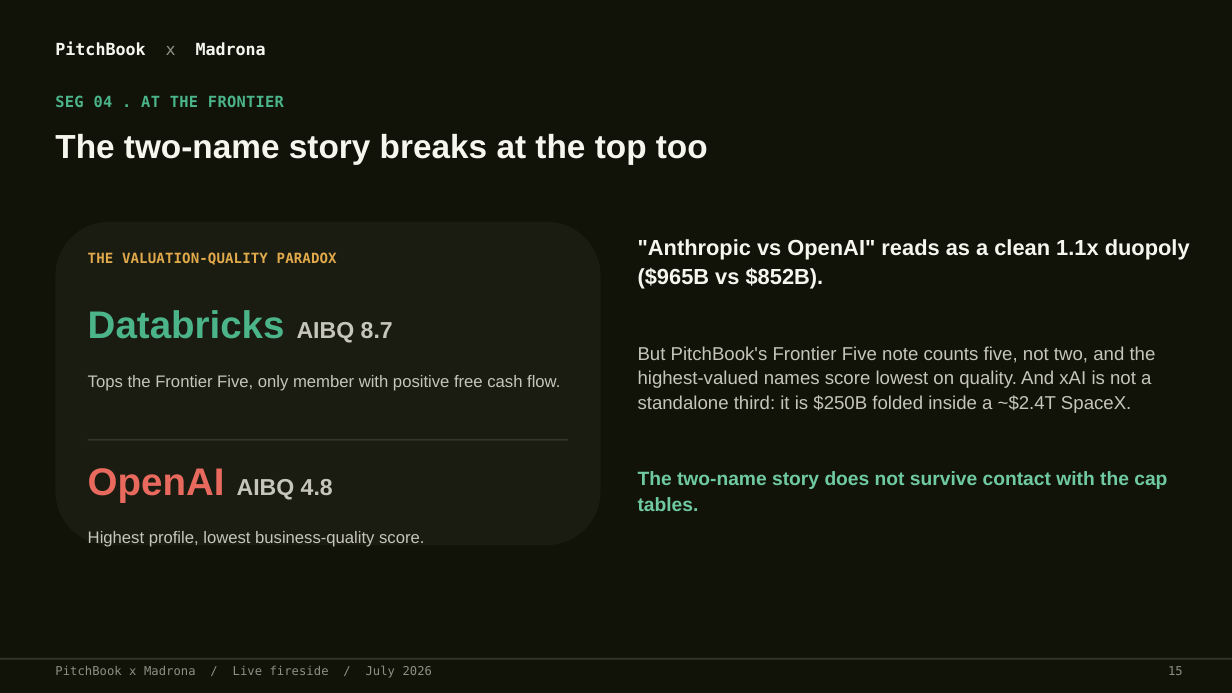
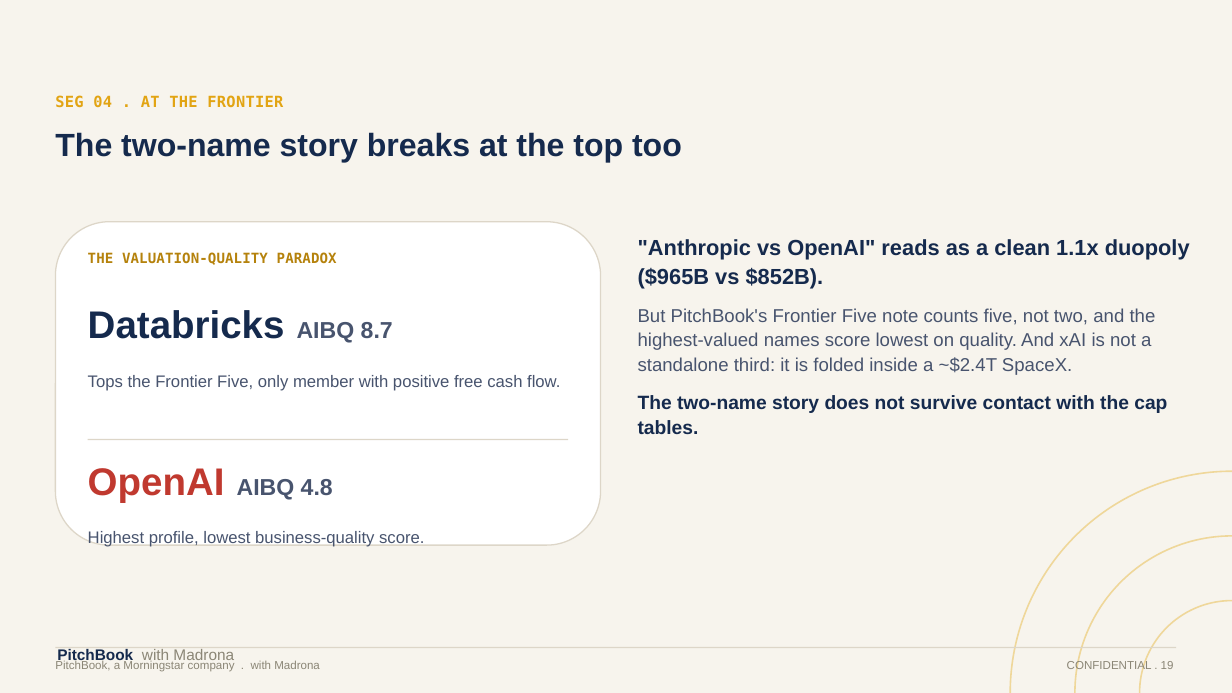
Before and after one commit to HRPB-SA/pitchbook-analyst-agent, a slide deck: slide 20 of output/Fireside_Durability_IPOs_Duopoly_Jul2026.pptx (slide 16 before the commit). Drawn at 1232x693 pixels with LibreOffice and Linux fonts; fonts in the diff are those of the drawing. Boxes give left, top, right and bottom in pixels: in the first picture for what was removed or moved away, otherwise in the second. Text is boxed around its words. In the diff, an @@ line names an element or a change of style, - is before the commit and + after.

```diff
--- a/output/Fireside_Durability_IPOs_Duopoly_Jul2026.pptx
+++ b/output/Fireside_Durability_IPOs_Duopoly_Jul2026.pptx
@@ rectangle at [0,0,1232,693]: fill #111309 to #F7F4ED @@
@@ text "SEG 04 . AT THE ..." at [55,95,283,108]: text colour #4BB488 to #E2A413 @@
@@ text "The two-name story breaks at ..." at [55,132,682,163]: size 26 to 25 pt, text colour #F6F6EE to #152A4D @@
@@ rounded rectangle at [55,222,601,545]: fill #1A1C11 to #FFFFFF; outline none to #DDD6C8 1 pt @@
@@ text at [638,239,1190,434]: text colour #F6F6EE to #152A4D in ""Anthropic vs OpenAI" reads as a clean ..."; text colour #6FCA9F to #152A4D in "The two-name story does not survive contact ..."; more space between paragraphs @@
@@ text "THE VALUATION-QUALITY PARADOX" at [88,252,337,265]: text colour #E0A94B to #B5820C @@
@@ text "Databricks AIBQ 8.7" at [88,310,393,343]: text colour #4BB488 to #152A4D in "Databricks"; text colour #C6C5BA to #48546E in "AIBQ 8.7" @@
@@ text at [638,308,1156,375]: text changed; text colour #C6C5BA to #48546E @@
-But PitchBook's Frontier Five note counts five, not two, and the highest-valued names score lowest on quality. And xAI is not a standalone third: it is $250B folded inside a ~$2.4T SpaceX.
+But PitchBook's Frontier Five note counts five, not two, and the highest-valued names score lowest on quality. And xAI is not a standalone third: it is folded inside a ~$2.4T SpaceX.
@@ text "Tops the Frontier Five, only ..." at [88,375,560,391]: text colour #C6C5BA to #48546E @@
@@ rectangle at [88,439,568,440]: fill #33342A to #DDD6C8 @@
@@ text "OpenAI AIBQ 4.8" at [88,468,333,503]: text colour #E8695D to #C0392F in "OpenAI"; text colour #C6C5BA to #48546E in "AIBQ 4.8" @@
@@ ellipse added at [1010,471,1232,693], outline #EFD79A 1.25 pt @@
@@ text "Highest profile, lowest business-quality score." at [88,531,424,547]: text colour #C6C5BA to #48546E @@
@@ ellipse added at [1075,536,1232,693], outline #EFD79A 1.25 pt @@
@@ ellipse added at [1140,601,1232,693], outline #EFD79A 1.25 pt @@
@@ rectangle at [55,647,1177,648]: fill #33342A to #DDD6C8 @@
@@ rectangle: place and size @@
-rectangle at [0,658,1232,660]
+rectangle at [55,647,1177,648]
@@ text at [57,649,234,663]: text changed; size 13 to 12 pt; font DejaVu Sans Mono to Arial; text colour #F6F6EE to #8B8676; bold off @@
-PitchBook x Madrona
+PitchBook with Madrona
@@ text at [55,660,320,672]: text changed; size 9.5 to 9 pt; font DejaVu Sans Mono to Arial; text colour #8F9084 to #8B8676 @@
-PitchBook x Madrona / Live fireside / July 2026
+PitchBook, a Morningstar company . with Madrona
@@ text added at [1067,660,1174,672], 9 pt, text #8B8676 @@
+CONFIDENTIAL . 19
@@ text removed at [1168,666,1183,675] @@
-15
```
Also in this commit, not shown: 16 other slides changed, 4 slides added, 1 other file.
